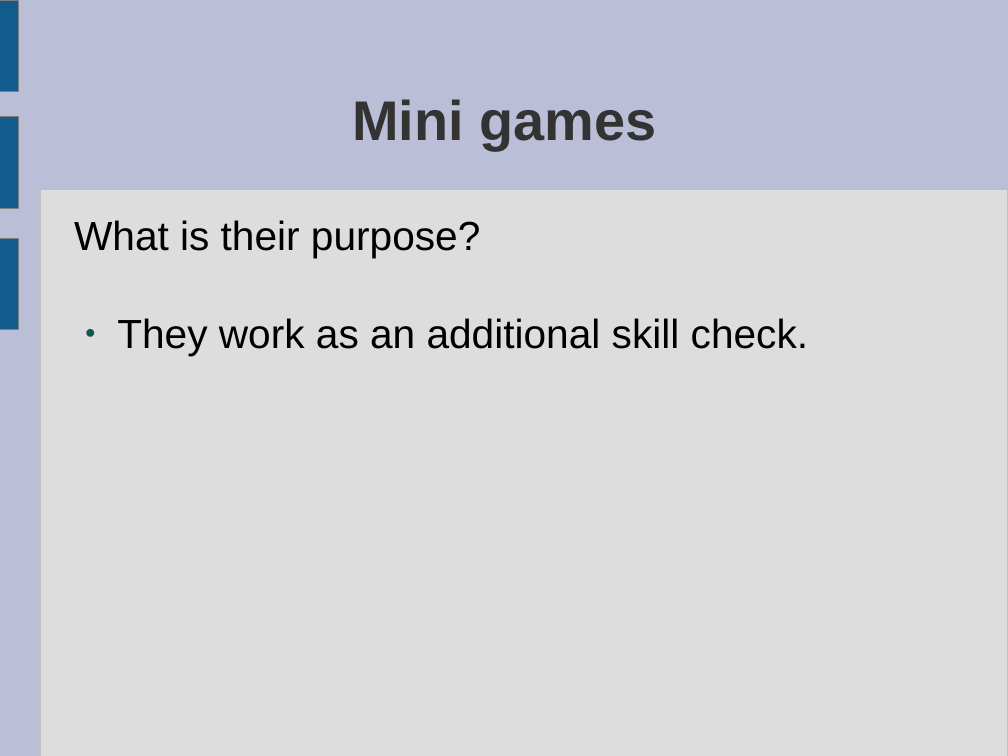
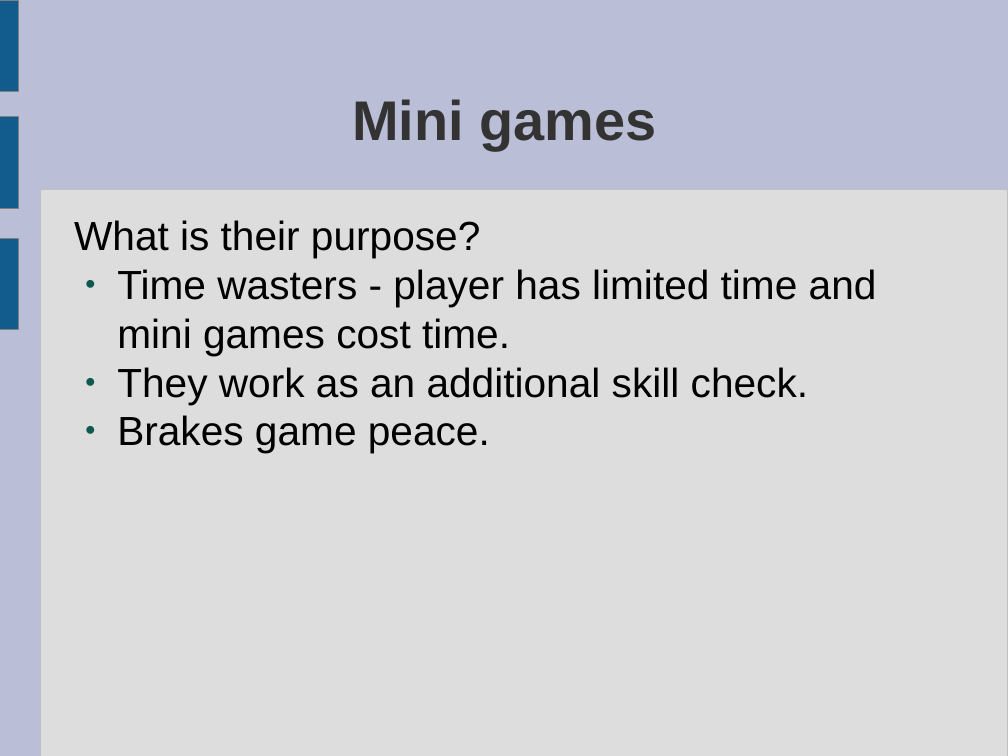
Before and after one commit to ktosox/GWJ67, a slide deck: slide 9 of da_plan.odp (slide 7 before the commit). Drawn at 1008x756 pixels with LibreOffice and Linux fonts; fonts in the diff are those of the drawing. Boxes give left, top, right and bottom in pixels: in the first picture for what was removed or moved away, otherwise in the second. Text is boxed around its words. In the diff, an @@ line names an element or a change of style, - is before the commit and + after.

```diff
--- a/da_plan.odp
+++ b/da_plan.odp
@@ text at (117,269,877,356): paragraph added @@
+● Time wasters - player has limited time and mini games cost time.
@@ text at (117,415,490,453): paragraph added @@
+● Brakes game peace.
```
Also in this commit, not shown: 2 other slides changed, 3 slides added.
